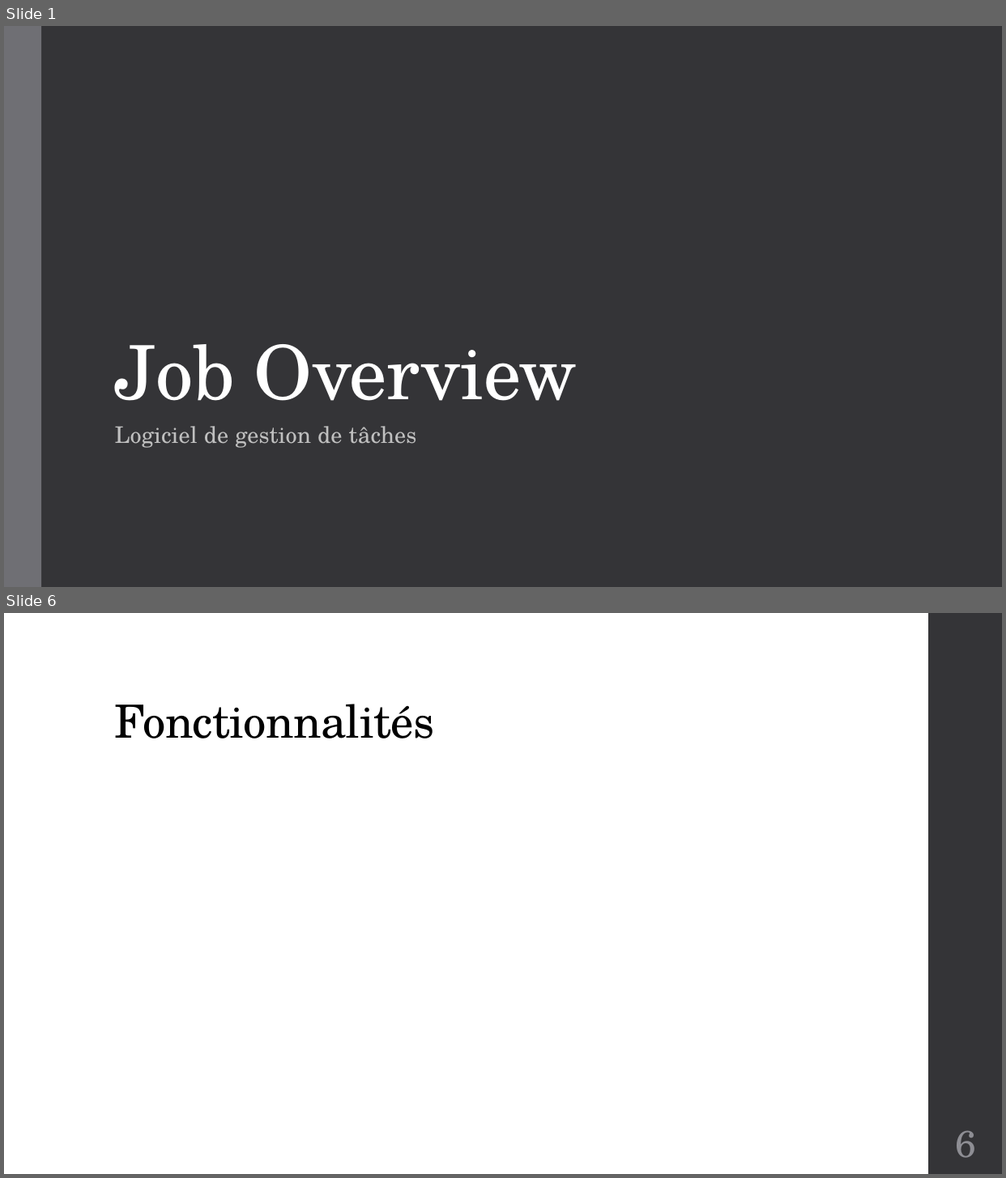
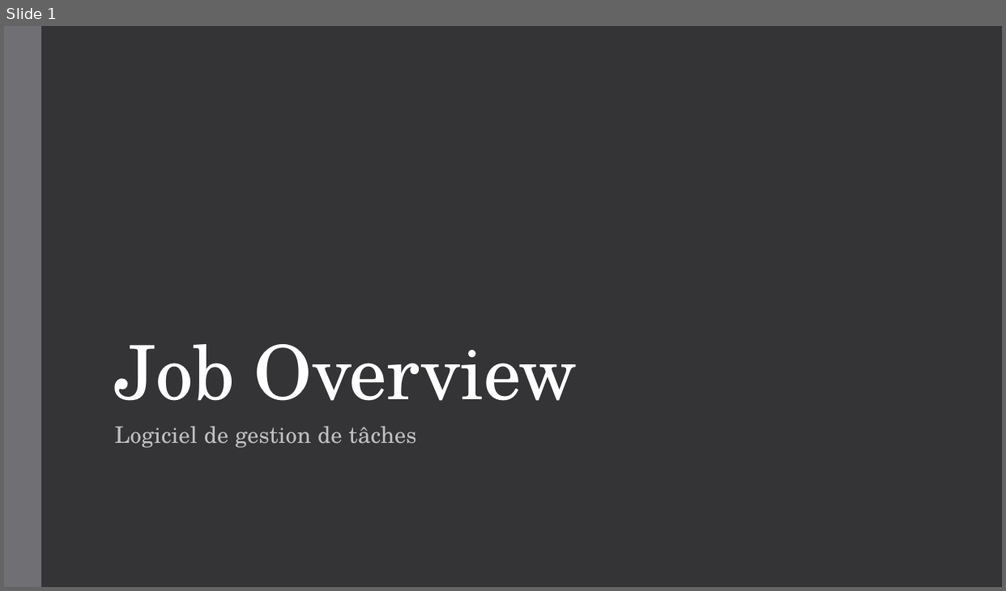
Before and after one commit to fwillemain/ProjetWPF, a slide deck: Livrables/Job Overview.pptx. Shown one above the other, each under a label of ours: slides 1 and 6 before the commit, slide 1 after it; the slides between them are not shown. The pictures are 1006x1178 and 1006x591 pixels, drawn with LibreOffice and Linux fonts; fonts in the diff are those of the drawing. Boxes give left, top, right and bottom in pixels: in the first picture for what was removed or moved away, otherwise in the second. Text is boxed around its words. In the diff, an @@ line names an element or a change of style, - is before the commit and + after.

```diff
--- a/Livrables/Job Overview.pptx
+++ b/Livrables/Job Overview.pptx
@@ slide 6 removed at (4, 613, 1002, 1174), background #FFFFFF @@
@@ rectangle removed at (928, 613, 1002, 1174) @@
@@ title removed at (115, 704, 435, 739) @@
-Fonctionnalités
@@ page number removed at (955, 1131, 976, 1158) @@
-6
```
Also in this commit, not shown: 7 slides changed, 6 slides added, 2 other slides removed, 6 other files.
